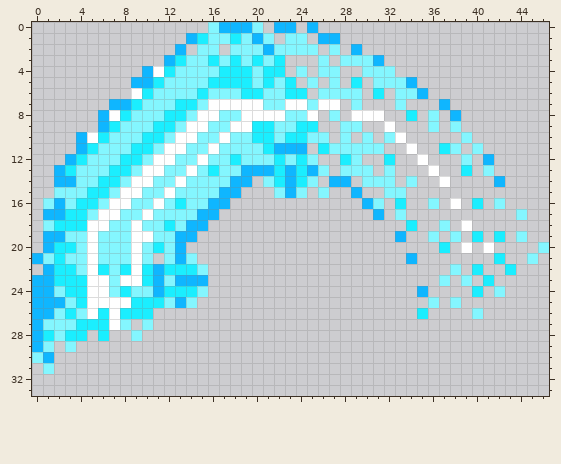
Two states of a pixel-art sprite, core/assets/images/blade-flip-native-3.png. Above is the file before it was changed.
The file is 47x47 pixels. Shown: x 0..46, y 0..33.
After:
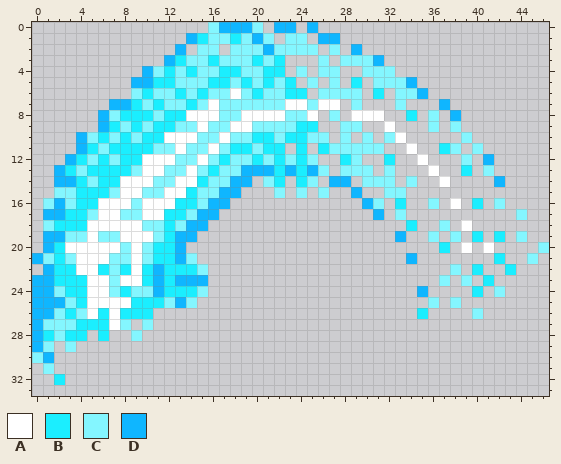
Palette (. is transparent): A #ffffff  B #1beeff  C #84f6ff  D #0fb6ff
Changes in this commit:
Colour B gives way to colour A in row 20 at x 3.
Colour C gives way to colour A in row 6 at x 18; in row 8 at x 14; in row 10 at x 12; in row 12 at x 10; in row 14 at x 8 and 14; in row 15 at x 13.
Colour C gives way to colour A in row 16 at x 6, 10 and 12; in row 17 at x 11; in row 18 at x 7 to 8; in row 19 at x 8; in row 20 at x 4 and 6 to 7; in row 21 at x 4 and 6.
Colour C gives way to colour A in row 22 at x 4.
The edit adds colour B in row 21 at x 11; in row 32 at x 2.
Colour C gives way to colour B in row 4 at x 14; in row 5 at x 12; in row 6 at x 13; in row 7 at x 11; in row 8 at x 9 to 10; in row 9 at x 9.
Colour C gives way to colour B in row 10 at x 8; in row 11 at x 7 to 8 and 18 to 19; in row 12 at x 6, 17 and 20; in row 13 at x 5 to 6; in row 14 at x 4 and 15; in row 15 at x 4 and 14.
Colour C gives way to colour B in row 16 at x 14; in row 17 at x 12 to 13; in rows 19 to 21 at x 12; in row 23 at x 12.
Colour D gives way to colour B in row 11 at x 22 and 24.
Colour A gives way to colour C in row 4 at x 11; in row 6 at x 9; in row 7 at x 17 to 20; in row 8 at x 7; in row 9 at x 14; in row 10 at x 5.
Colour A gives way to colour C in row 11 at x 12.
Colour B gives way to colour C in row 3 at x 18; in row 4 at x 19; in row 5 at x 18; in row 6 at x 19; in row 7 at x 13; in row 9 at x 20 to 21.
Colour B gives way to colour C in row 12 at x 18.
The edit erases colour D in row 11 at x 23; in rows 14 to 15 at x 23.
Where, in picture pixels (left, top, right, bottom), the same in both pictures:
changed: (65, 55, 307, 286)
added: (54, 374, 65, 385)
